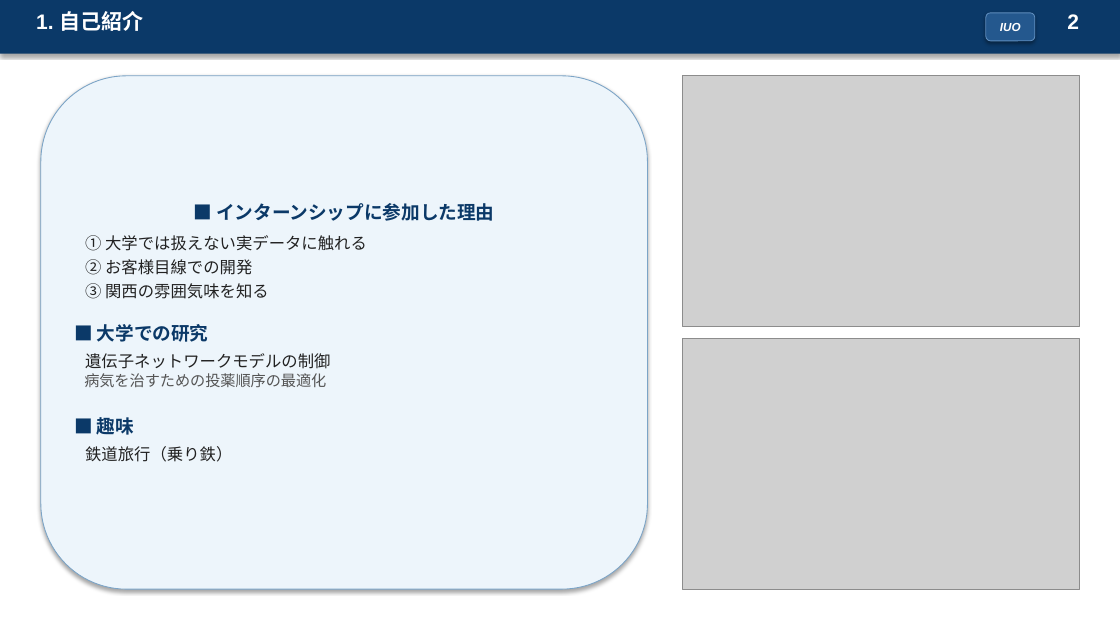
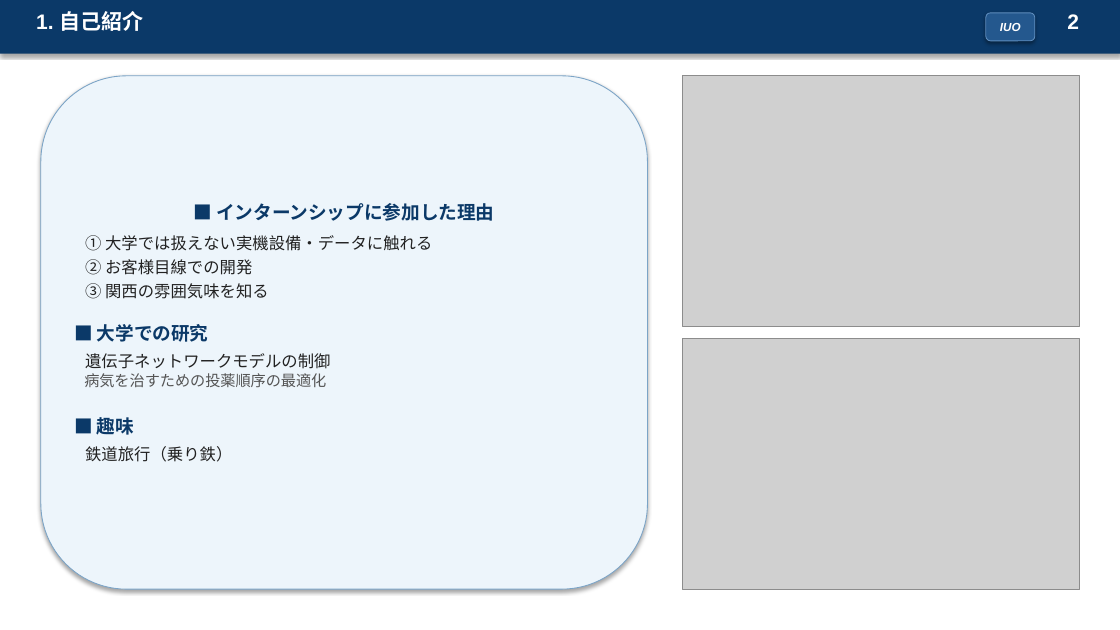
Before and after one commit to koshikai/koshikai, a slide deck: slide 2 of public/slides/hvac-precooling-slides.pptx. Drawn at 1120x630 pixels with LibreOffice and Linux fonts; fonts in the diff are those of the drawing; grey boxes stand for pictures. Boxes give left, top, right and bottom in pixels: in the first picture for what was removed or moved away, otherwise in the second. Text is boxed around its words. In the diff, an @@ line names an element or a change of style, - is before the commit and + after.

Commit message:
content(hvac): eliminate '実データ' terminology in favor of telemetry data

```diff
--- a/public/slides/hvac-precooling-slides.pptx
+++ b/public/slides/hvac-precooling-slides.pptx
@@ text in rounded rectangle at bbox=[85, 235, 432, 251]: text changed @@
-① 大学では扱えない実データに触れる
+① 大学では扱えない実機設備・データに触れる
```
Also in this commit, not shown: 1 other slide changed, 2 other files.
